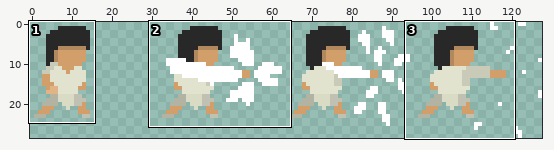
Edited in one commit: sprite sheet (assets/Images/Player_Animations/_Default/punch.png). The picture above shows the old version from afar; the outline marks the close-up.
Close-up. Before the commit:
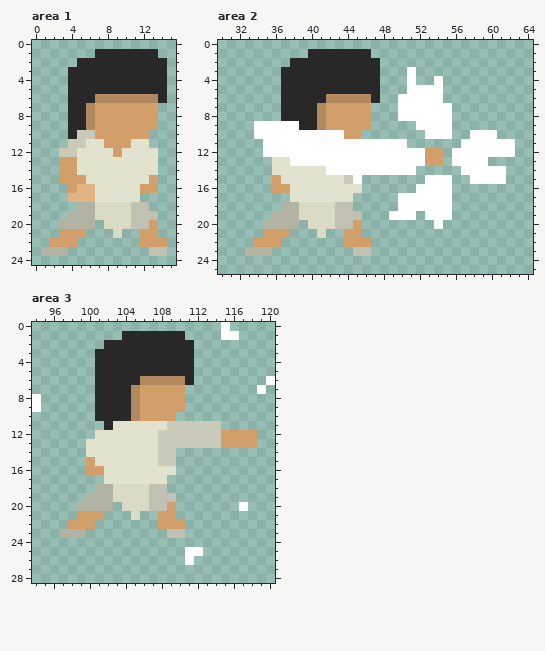
The file is 128x29 pixels. Shown: area 1: x 0..15, y 0..24; area 2: x 30..64, y 0..25; area 3: x 94..120, y 0..28. The commit also changed other parts of the picture, which this record leaves out.
Now the later version:
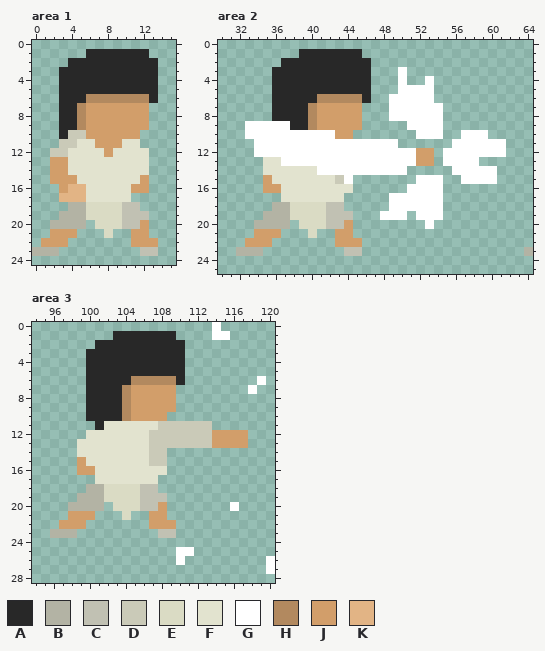
Palette (. is transparent): A #282828  B #b3b3a4  C #c1c1b3  D #cacab8  E #dadbc4  F #e2e3cf  G #ffffff  H #b2895f  J #d29e6a  K #e2b485
What changed:
Changed rows in their new state; - is an unchanged pixel.
Area 1:
first column x 0:
 1 ------A------.-
 2 ----A---------.
 3 ---A----------.
 4 ---A----------.
 5 ---A----------.
 6 ---A--H------A.
 7 ---A-HJ------.-
 8 ---A-HJ------.-
 9 ---A-HJ------.-
10 ---AD-J-----.--
11 ---D-F-J--F-.--
12 --D-F---JF---.-
13 --J-F--------.-
14 --J-F--------.-
15 --J--F------J.-
16 ---JK-F----J-.-
17 ---K--F----.---
18 ----B-E---C-.--
19 ---B--E---C--.-
20 --B---.E--C-J.-
21 --J--.--E.-J-.-
22 -J--.------J--.
23 B--.--------C-.
Area 2:
first column x 32:
 1 -------A------.------------------
 2 -----A---------.-----------------
 3 ----A----------.--G.-------------
 4 ----A----------.--G.-G.----------
 5 ----A----------.--G---.----------
 6 ----A----H----A.-G----.----------
 7 ----A---HJ----.--G-----.---------
 8 ----A---HJ----.--G-----.---------
 9 -G----A-HJ----.----G---.---------
10 -G---------J-.------G--.-G--.----
11 --G---------------.-----G-----.--
12 --G-----------------J-.G------.--
13 ---F-G--------------J-.G---.-----
14 ---F-----G---------.----G----.---
15 ---JF------DG.------G--.-G---.---
16 ---J-F-------.-----G---.---------
17 -----F------.----G-----.---------
18 ----B-E---C-.----G-----.---------
19 ---B--E---C--.--G--.G--.---------
20 --B---.E--C-J.-------G.----------
21 --J--.--E.-J-.-------------------
22 -J--.------J--.------------------
23 B--.--------C-.-----------------B
Area 3:
first column x 94:
 0 --------------------G.-----
 1 ---------A------.---G-.----
 2 -------A---------.---------
 3 ------A----------.---------
 4 ------A----------.---------
 5 ------A----------.---------
 6 ------A----H----A.-------G.
 7 ------A---HJ----.-------G.-
 8 .-----A---HJ----.----------
 9 .-----A---HJ----.----------
10 ------A---HJ---.-----------
11 -------AF-----D-----.------
12 ------F------D------J---.--
13 -----F-------D------J---.--
14 -----F-------D-.-----------
15 -----JF------D-.-----------
16 -----J-F-------.-----------
17 -------F------.------------
18 ------B-E---C-.------------
19 -----B--E---C--.-----------
20 ----B---.E--C-J.------G.---
21 ----J--.--E.-J-.-----------
22 ---J--.------J--.----------
23 --B--.--------C-.----------
25 ----------------G-.--------
26 ----------------G.--------G
27 --------------------------G
Where, in picture pixels (left, top, right, bottom), the same in both close-ups:
changed: (32, 49, 167, 256)
changed: (236, 49, 515, 256)
added: (524, 247, 533, 256)
changed: (32, 322, 248, 565)
changed: (248, 376, 275, 394)
erased: (248, 430, 257, 448)
added: (266, 556, 275, 574)
